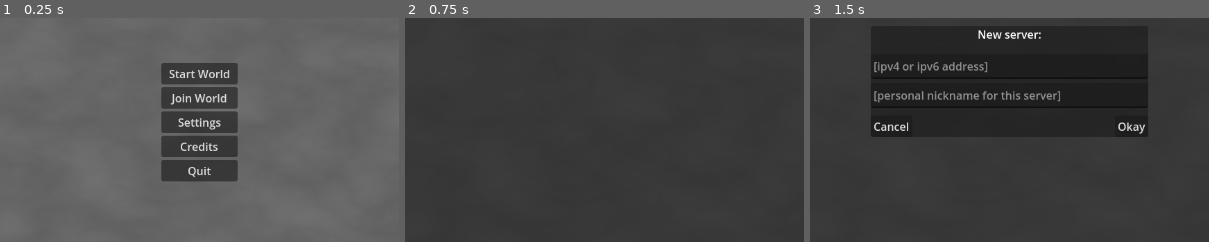
Above: before the commit, frames 1-3 (left to right).
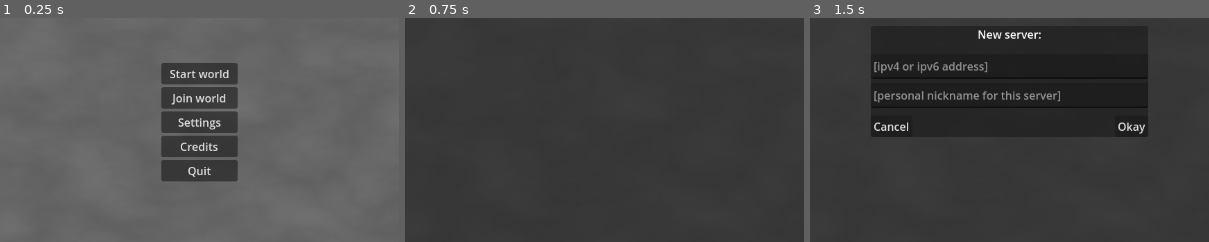
Above: after the commit, the same moments.

Repository: pixerhp/Hatchetflair
Game: Godot game, scene res://scenes/main_menu.tscn
The game is run twice, just before and just after one commit, with the same random seed, the same clock (stepped at 60 frames per second) and the same inputs.
Inputs:
- Up to frame 1 (0.25 s): no input
- Up to frame 2 (0.75 s): click "Join World" (after the commit: "Join world") at 0.5 s
- Up to frame 3 (1.5 s): click "Add Server" at 1.25 s
The pictures show only the part of the screen within x 25-75%, y 33-83%; the shares and areas given below are measured in that part.

The runs differ from the first frame. In frame 1, 0.6% of the frame differs, in the area x 42-58%, y 23-39%; in frame 2, nothing differs; in frame 3, nothing differs.

Commit message:
Minor layout stuff + added blue to credits

Diff:
--- a/scenes/main_menu.tscn
+++ b/scenes/main_menu.tscn
@@ -83,13 +83,13 @@
 custom_minimum_size = Vector2(110, 0)
 layout_mode = 2
 size_flags_horizontal = 4
-text = "Start World"
+text = "Start world"
 
 [node name="JoinWorld" type="Button" parent="Menus/TitleScreen/TitleScreenUI"]
 custom_minimum_size = Vector2(110, 0)
 layout_mode = 2
 size_flags_horizontal = 4
-text = "Join World"
+text = "Join world"
 
 [node name="Settings" type="Button" parent="Menus/TitleScreen/TitleScreenUI"]
 custom_minimum_size = Vector2(110, 0)
@@ -757,7 +757,8 @@
 	[wave]LandOcto950[/wave]
 	[wave]Redstone[/wave]
 Other contributions:
-	[wave]Stranded Software Developer[/wave]"
+	[wave]Stranded Software Developer[/wave]
+	[wave]Blue[/wave]"
 fit_content = true
 autowrap_mode = 0
 
